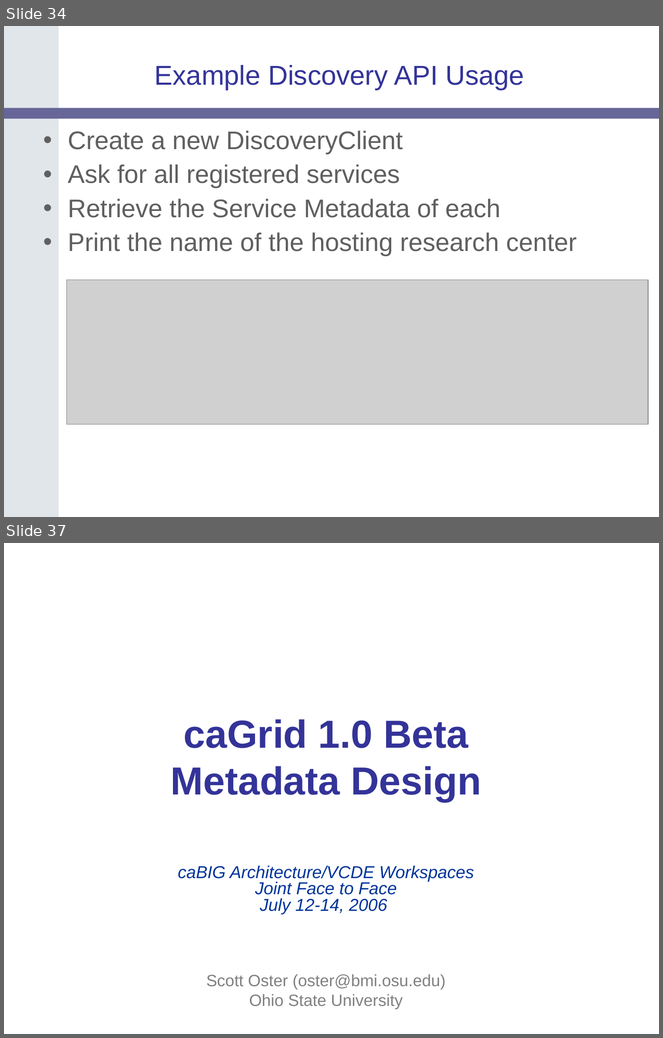
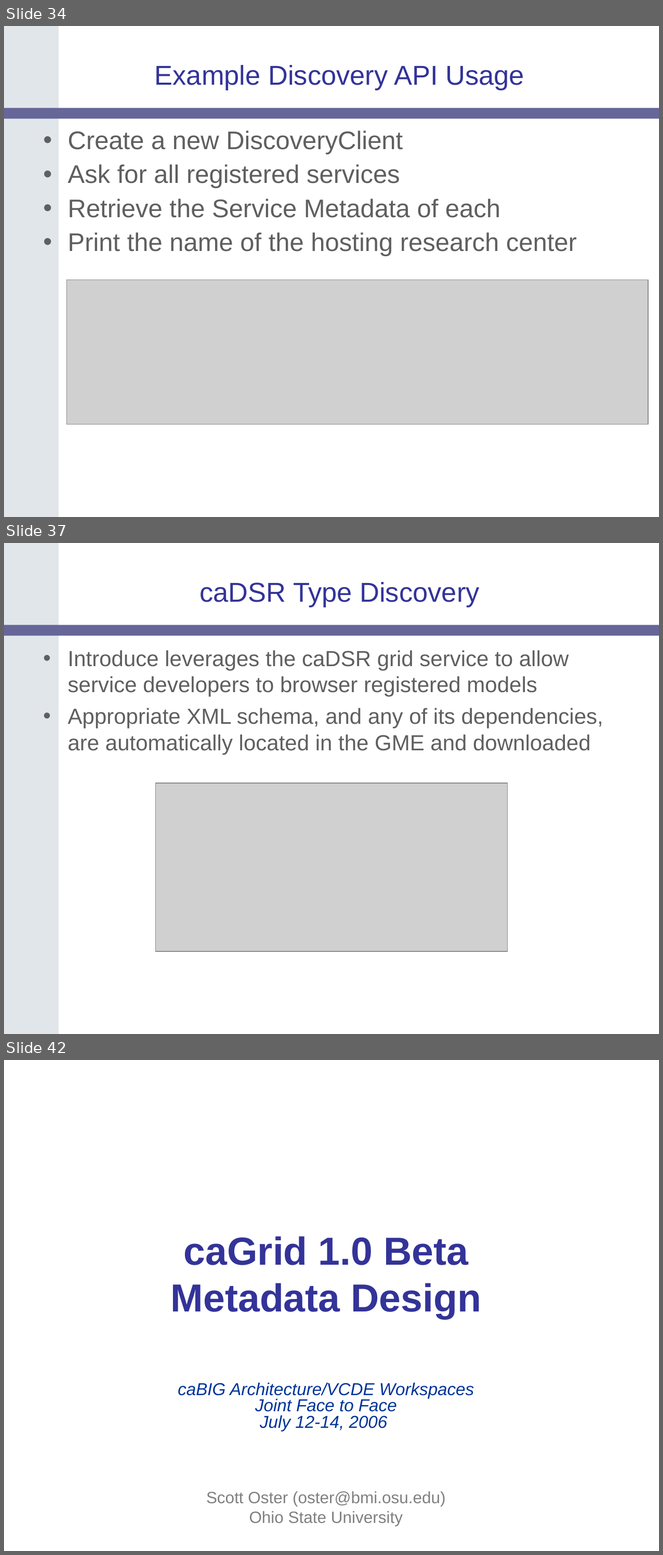
Before and after one commit to NCIP/cagrid-portal, a slide deck: cagrid-1-0/Documentation/presentations/200607_VCDE_ARCH/caGrid-1.0_Beta_Metadata.ppt. Shown one above the other, each under a label of ours: slides 34 and 37 before the commit, slides 34, 37 and 42 after it; the slides between them are not shown. The pictures are 663x1038 and 663x1555 pixels, drawn with LibreOffice and Linux fonts; fonts in the diff are those of the drawing; grey boxes stand for pictures; background and template pictures are left out. Boxes give left, top, right and bottom in pixels: in the first picture for what was removed or moved away, otherwise in the second. Text is boxed around its words. In the diff, an @@ line names an element or a change of style, - is before the commit and + after.

Commit message:
added introduce slides

```diff
--- a/cagrid-1-0/Documentation/presentations/200607_VCDE_ARCH/caGrid-1.0_Beta_Metadata.ppt
+++ b/cagrid-1-0/Documentation/presentations/200607_VCDE_ARCH/caGrid-1.0_Beta_Metadata.ppt
@@ slide 37 added at (4,543,659,1034), background #FFFFFF; not listed: 2 template elements that a slide beside it also shows @@
@@ title added at (200,582,479,607), 30 pt, text #333399 @@
+caDSR Type Discovery
@@ text added at (68,650,604,755), 24 pt, text #5F5F5F @@
+• Introduce leverages the caDSR grid service to allow service developers to browser registered models
+• Appropriate XML schema, and any of its dependencies, are automatically located in the GME and downloaded
@@ picture added at (155,783,507,952) @@
@@ what was slide 37 is now slide 42 @@
```
Also in this commit, not shown: 4 slides changed, 6 other slides added, 2 slides removed.
